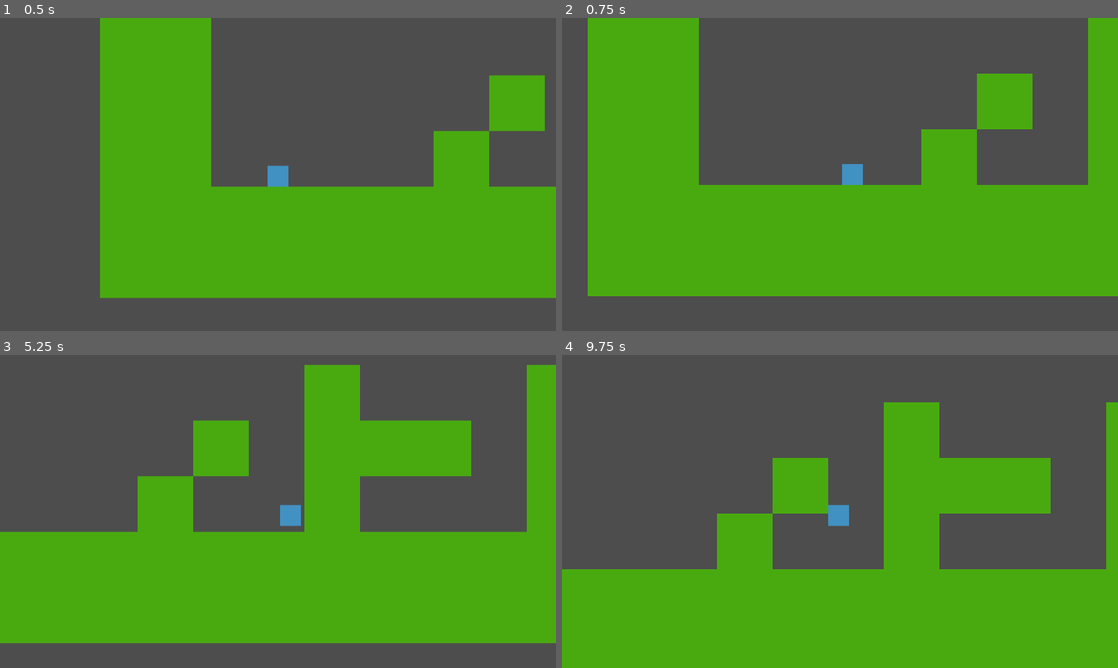
Above: before the commit, frames 1-4 (two rows, left to right).
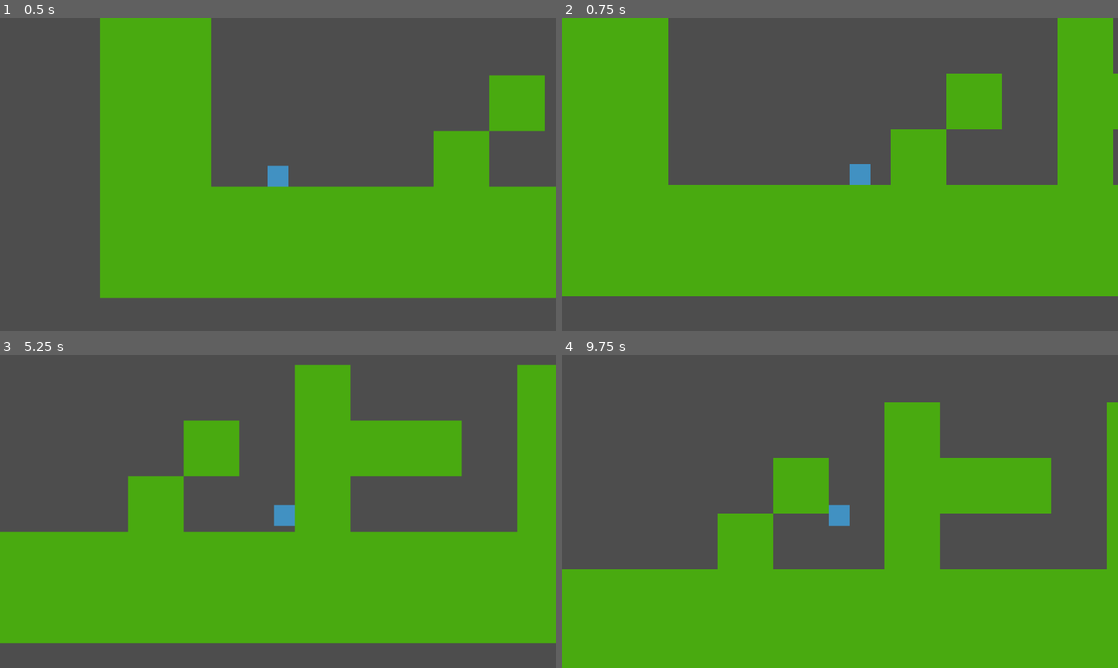
Above: after the commit, the same moments.

Repository: Robbit2/Winter-Melon-Jam-2023-Game
Game: Godot game, scene res://Scenes/main.tscn
Same seed, same stepped clock (60 frames per second), same inputs: the game is played once before the commit and once after it.
Inputs:
- Up to frame 1 (0.5 s): no input
- Up to frame 2 (0.75 s): hold D (right) from 0.53 s (still down); tap Shift (dash) at 0.6 s
- Up to frame 3 (5.25 s): tap W (jump) at 0.77, 1.52, 3.02, 3.77, 4.52 s; tap Shift (dash) every 0.75 s from 1.35 to 5.1 s; release D (right) at 2.03 s; hold A (left) 2.03-2.78 s; hold D (right) 2.78-4.28 s; hold A (left) 4.28-5.03 s; hold D (right) from 5.03 s (still down)
- Up to frame 4 (9.75 s): tap Enter at 5.75 s; release D (right) at 5.78 s; hold A (left) 5.78-7.28 s; tap Shift (dash) every 0.75 s from 5.85 to 9.6 s; tap W (jump) at 6.02, 6.77, 7.52, 9.02 s; hold D (right) 7.28-9.53 s; hold A (left) from 9.53 s (still down)

Frame 1 is identical in both runs. In frame 2, 14% of the frame differs, in the area x 0-100%, y 0-89%; in frame 3, 4.2%; in frame 4, 0.3%.

Commit message:
Change wrong operation in horizontal dash [= to +=]

Diff:
--- a/Scenes/Entities/player.gd
+++ b/Scenes/Entities/player.gd
@@ -64,7 +64,8 @@
 		var dash_direction = Input.get_vector("left", "right", "up", "down").normalized()
 		dash_timeout_timer.start()
 		can_dash = false
-		velocity.x = sign(dash_direction.x) * DASH_SPEED_HORIZONTAL
+		# resetting vertical speed is fine, resetting horizontal speed feels wrong
+		velocity.x += sign(dash_direction.x) * DASH_SPEED_HORIZONTAL
 		velocity.y = sign(dash_direction.y) * DASH_SPEED_VERTICAL
 
 	move_and_slide()
